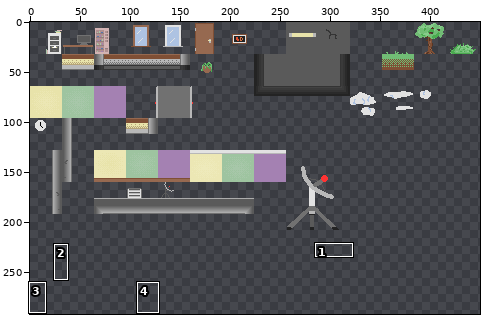
Two states of a sprite sheet, Assets/Artwork/Tileset.png. The picture above shows the old version from afar; the outline marks the close-up.
Close-up. Before:
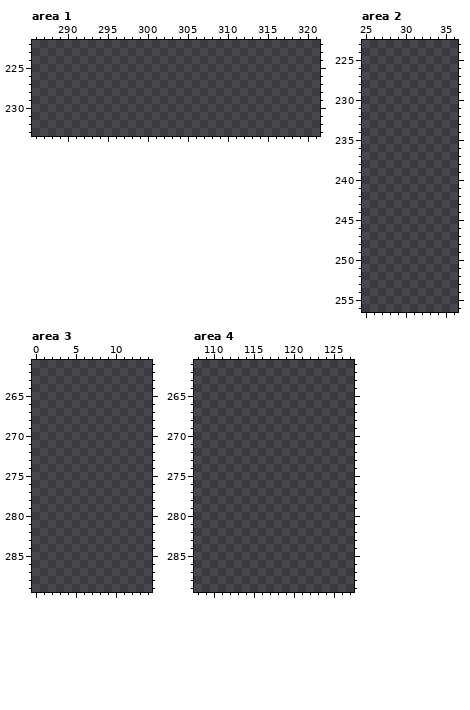
The file is 500x500 pixels. Pixels under 10% opacity are left out. Colours within 5 levels of each other are drawn and written as one. Shown: area 1: x 286..321, y 222..233; area 2: x 25..36, y 223..256; area 3: x 0..14, y 261..289; area 4: x 108..127, y 261..289. The wide view leaves out empty margins. The commit also changed other parts of the picture, which this record leaves out.
Once edited:
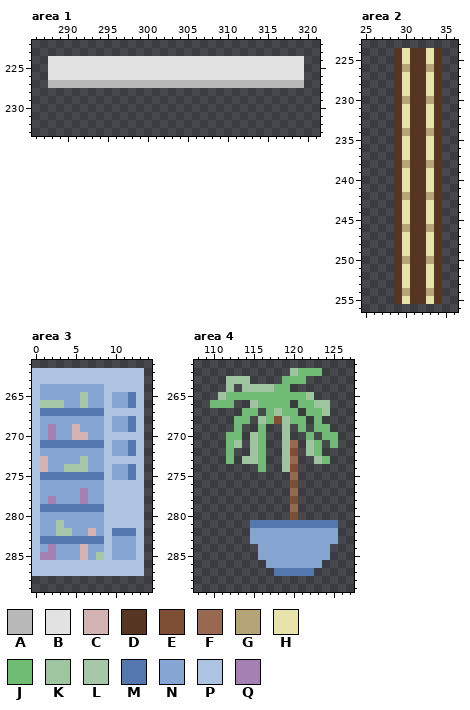
Palette (. is transparent): A #b8b8b8  B #e2e2e2  C #d3b3b3  D #563523  E #7f4f35  F #966950  G #b6a479  H #e8e3aa  J #71bc75  K #9ec4a0  L #a7c7a9  M #5377ae  N #87a5d3  P #aec3e2  Q #a481b2
From old to new:
Area 1:
y 224..226: x 288..319 ................................ -> BBBBBBBBBBBBBBBBBBBBBBBBBBBBBBBB
y 227: x 288..319 ................................ -> AAAAAAAAAAAAAAAAAAAAAAAAAAAAAAAA
Area 2:
y 224..225: x 29..34 ...... -> DHDDHD
y 226: x 29..34 ...... -> DGDDGD
y 227..229: x 29..34 ...... -> DHDDHD
y 230: x 29..34 ...... -> DGDDGD
y 231..233: x 29..34 ...... -> DHDDHD
y 234: x 29..34 ...... -> DGDDGD
y 235..237: x 29..34 ...... -> DHDDHD
y 238: x 29..34 ...... -> DGDDGD
y 239..241: x 29..34 ...... -> DHDDHD
y 242: x 29..34 ...... -> DGDDGD
y 243..245: x 29..34 ...... -> DHDDHD
y 246: x 29..34 ...... -> DGDDGD
y 247..249: x 29..34 ...... -> DHDDHD
y 250: x 29..34 ...... -> DGDDGD
y 251..253: x 29..34 ...... -> DHDDHD
y 254: x 29..34 ...... -> DGDDGD
y 255: x 29..34 ...... -> DHDDHD
Area 3:
y 262..263: x 0..13 .............. -> PPPPPPPPPPPPPP
y 264: x 0..13 .............. -> PNNNNNNNNPPPPP
y 265: x 0..13 .............. -> PNNNNNLNNPNNMP
y 266: x 0..13 .............. -> PLLLNNLNNPNNMP
y 267: x 0..13 .............. -> PMMMMMMMMPPPPP
y 268: x 0..13 .............. -> PNNNNNNNNPNNMP
y 269: x 0..13 .............. -> PNQNNCNNNPNNMP
y 270: x 0..13 .............. -> PNQNNCCNNPPPPP
y 271: x 0..13 .............. -> PMMMMMMMMPNNMP
y 272: x 0..13 .............. -> PNNNNNNNNPNNMP
y 273: x 0..13 .............. -> PCNNNNLNNPPPPP
y 274: x 0..13 .............. -> PCNNLLLNNPNNMP
y 275: x 0..13 .............. -> PMMMMMMMMPNNMP
y 276: x 0..13 .............. -> PNNNNNNNNPPPPP
y 277: x 0..13 .............. -> PNNNNNQNNPPPPP
y 278: x 0..13 .............. -> PNQNNNQNNPPPPP
y 279: x 0..13 .............. -> PMMMMMMMMPPPPP
y 280: x 0..13 .............. -> PNNNNNNNNPPPPP
y 281: x 0..13 .............. -> PNNLNNNNNPPPPP
y 282: x 0..13 .............. -> PNNLLNNCNPMMMP
y 283: x 0..13 .............. -> PMMMMMMMMPNNNP
y 284: x 0..13 .............. -> PNQNNNCNNPNNNP
y 285: x 0..13 .............. -> PQQNNNCNLPNNNP
y 286..287: x 0..13 .............. -> PPPPPPPPPPPPPP
Area 4:
y 262: x 120..123 .... -> KJJJ
y 263: x 112..114 ... -> KKK; x 119..121 ... -> JJJ
y 264: x 112 . -> K; x 114..119 ...... -> KKKKJJ
y 265: x 111..122 ............ -> KJJJJJJJJJJK
y 266: x 110..112 ... -> JJJ; x 115..119 ..... -> KJJJJ; x 121..124 .... -> JJKK
y 267: x 114..115 .. -> JJ; x 117..120 .... -> JKJJ; x 122..124 ... -> JJK
y 268: x 113..114 .. -> JJ; x 116..121 ...... -> KJEKJJ; x 123 . -> J
y 269: x 113 . -> J; x 116 . -> J; x 119 . -> K; x 121 . -> J; x 123..124 .. -> JJ
y 270: x 112..113 .. -> JJ; x 115..116 .. -> KJ; x 119 . -> K; x 122 . -> J; x 124..125 .. -> JJ
y 271: x 112..113 .. -> JK; x 115..116 .. -> KJ; x 119..120 .. -> KF; x 122..123 .. -> KJ; x 125 . -> J
y 272: x 112 . -> J; x 115..116 .. -> KJ; x 119..120 .. -> KE; x 122..123 .. -> KJ
y 273: x 112 . -> J; x 114..116 ... -> KKJ; x 119..120 .. -> KF; x 123..124 .. -> KJ
y 274: x 116 . -> J; x 119..120 .. -> KE
y 275: x 120 . -> F
y 276: x 120 . -> E
y 277: x 120 . -> F
y 278: x 120 . -> E
y 279: x 120 . -> F
y 280: x 120 . -> E
y 281: x 115..125 ........... -> MMMMMMMMMMM
y 282..283: x 115..125 ........... -> NNNNNNNNNNN
y 284..285: x 116..124 ......... -> NNNNNNNNN
y 286: x 117..123 ....... -> NNNNNNN
y 287: x 118..122 ..... -> MMMMM
Where, in picture pixels (left, top, right, bottom), the same in both close-ups:
added: (48, 56, 304, 88)
added: (394, 48, 442, 304)
added: (32, 368, 144, 576)
added: (210, 368, 338, 576)
